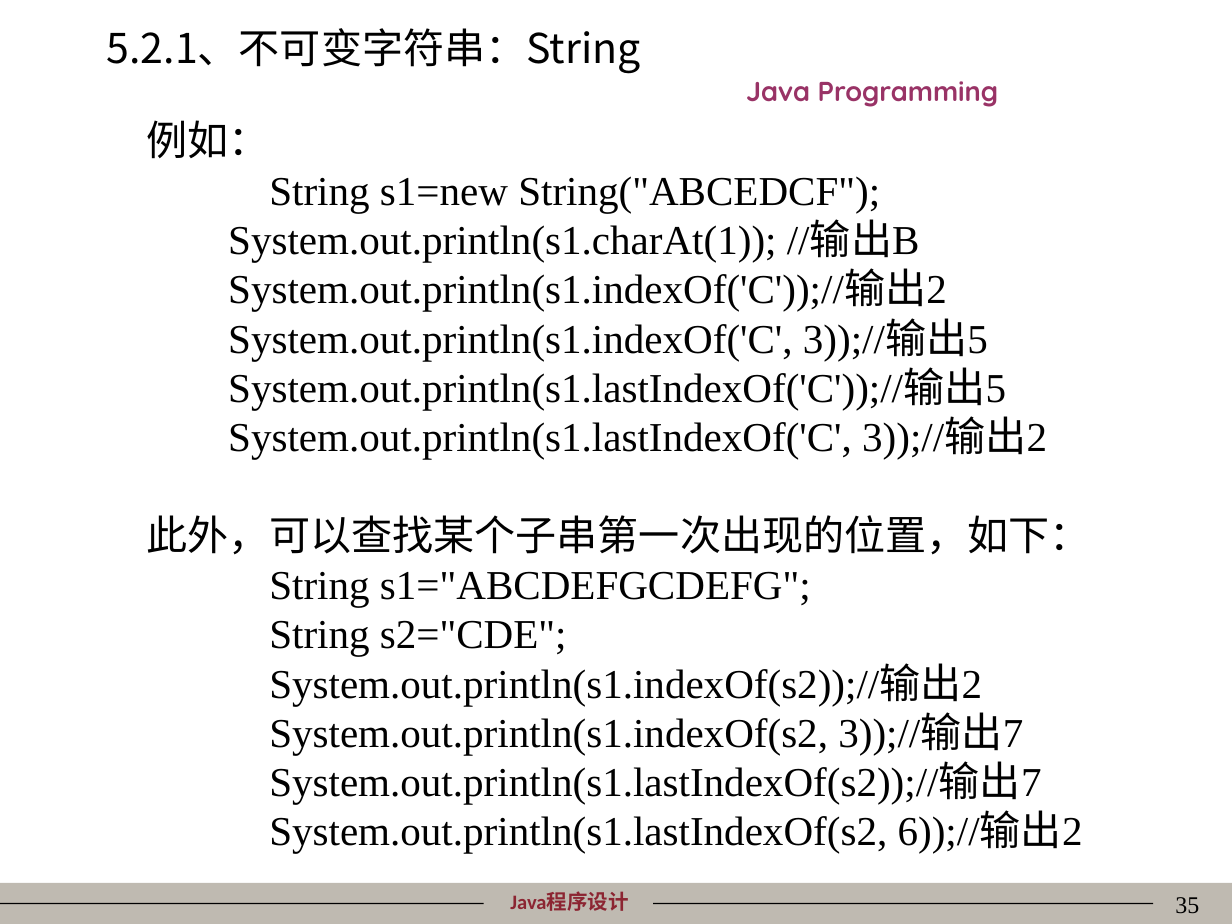
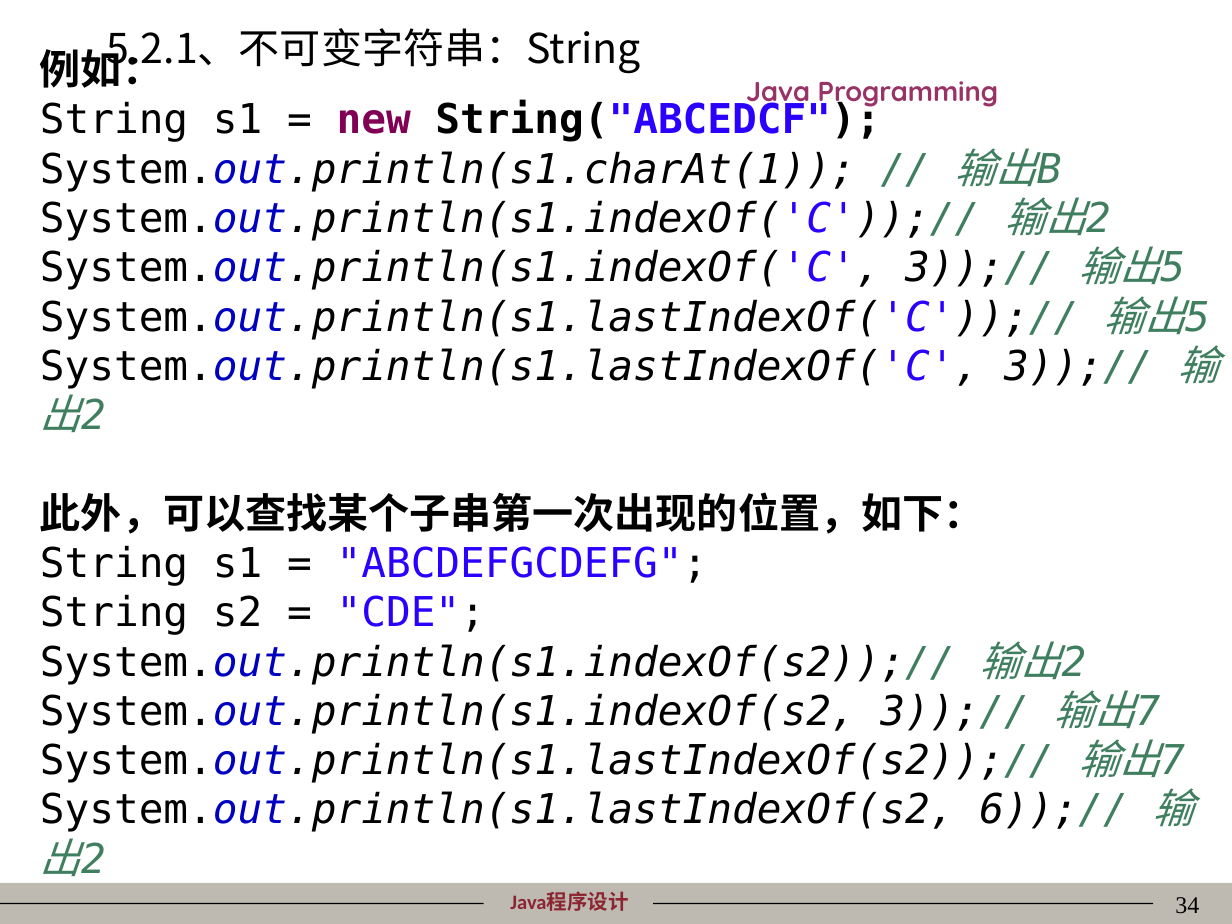
Before and after one commit to mordeky/Java, a slide deck: slide 34 of PPT/05数组、字符串和枚举.ppt (slide 35 before the commit). Drawn at 1232x924 pixels with LibreOffice and Linux fonts; fonts in the diff are those of the drawing; background and template pictures are left out. Boxes give left, top, right and bottom in pixels: in the first picture for what was removed or moved away, otherwise in the second. Text is boxed around its words. In the diff, an @@ line names an element or a change of style, - is before the commit and + after.

```diff
--- a/PPT/05数组、字符串和枚举.ppt
+++ b/PPT/05数组、字符串和枚举.ppt
@@ text "例如：": place and size @@
-text "例如：" at [146, 120, 1091, 853]
+text "例如：" at [40, 42, 1218, 884]
@@ text at [40, 42, 985, 534]: font Times New Roman to Noto Sans CJK SC, bold on in "例如：", "此外，可以查找某个子串第一次出现的位置，如下：" @@
@@ text at [40, 100, 1218, 432]: text changed; font Times New Roman to DejaVu Sans Mono; italic on @@
-String s1=new String("ABCEDCF");
-System.out.println(s1.charAt(1)); //输出B
-System.out.println(s1.indexOf('C'));//输出2
-System.out.println(s1.indexOf('C', 3));//输出5
-System.out.println(s1.lastIndexOf('C'));//输出5
-System.out.println(s1.lastIndexOf('C', 3));//输出2
+String s1 = new String("ABCEDCF");
+System.out.println(s1.charAt(1)); // 输出B
+System.out.println(s1.indexOf('C'));// 输出2
+System.out.println(s1.indexOf('C', 3));// 输出5
+System.out.println(s1.lastIndexOf('C'));// 输出5
+System.out.println(s1.lastIndexOf('C', 3));// 输出2
@@ text at [40, 545, 1194, 884]: text changed; font Times New Roman to DejaVu Sans Mono; italic on @@
-String s1="ABCDEFGCDEFG";
-String s2="CDE";
-System.out.println(s1.indexOf(s2));//输出2
-System.out.println(s1.indexOf(s2, 3));//输出7
-System.out.println(s1.lastIndexOf(s2));//输出7
-System.out.println(s1.lastIndexOf(s2, 6));//输出2
+String s1 = "ABCDEFGCDEFG";
+String s2 = "CDE";
+System.out.println(s1.indexOf(s2));// 输出2
+System.out.println(s1.indexOf(s2, 3));// 输出7
+System.out.println(s1.lastIndexOf(s2));// 输出7
+System.out.println(s1.lastIndexOf(s2, 6));// 输出2
@@ page number at [1175, 897, 1199, 914]: text changed @@
-35
+34
```
Also in this commit, not shown: 40 other slides changed, 1 slide removed, 10 other files.
